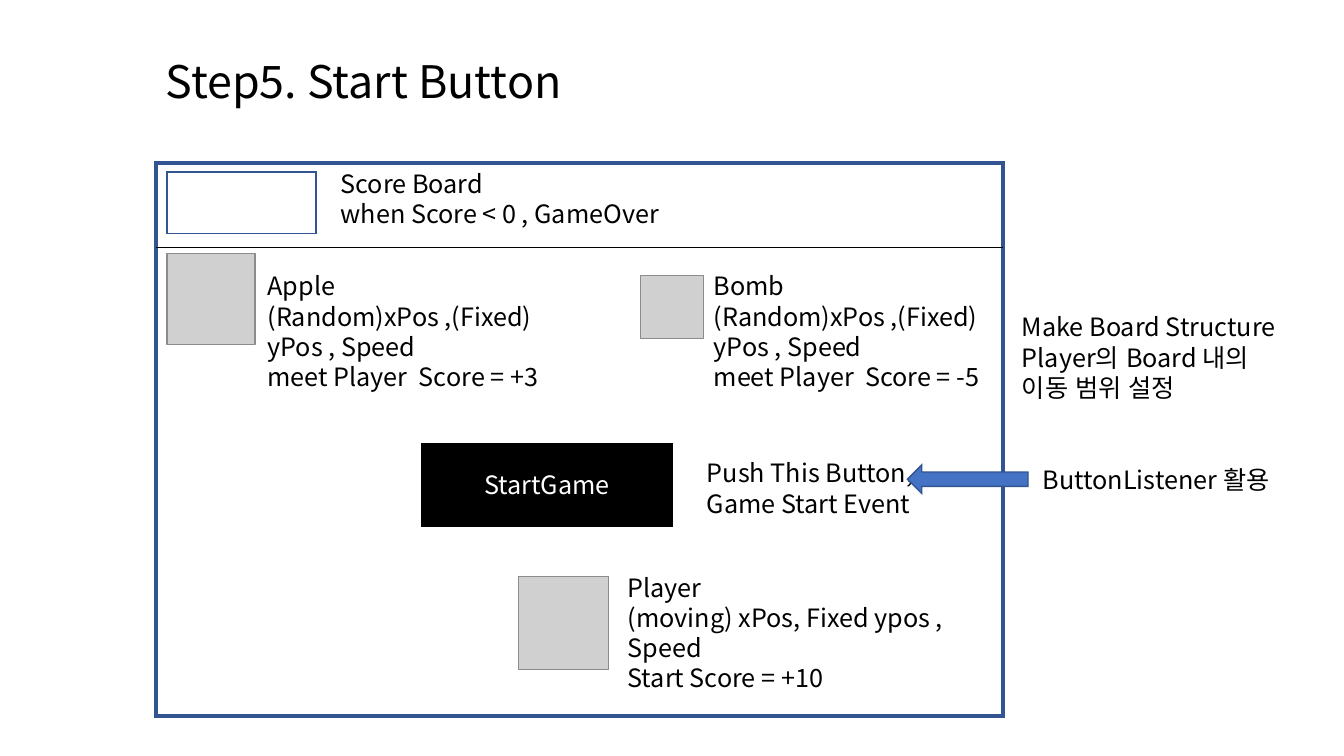
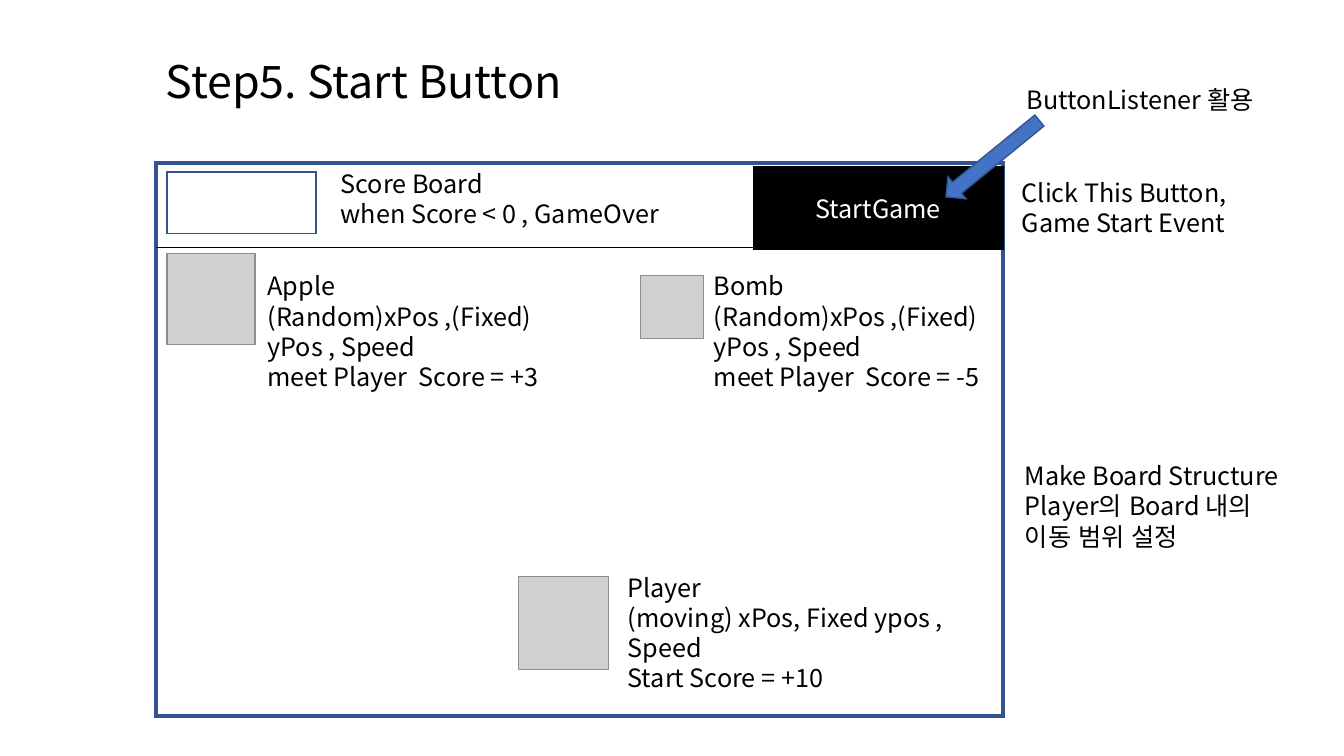
Before and after one commit to rkdntm1/DeadOrAlive, a slide deck: slide 17 of DeadOrAlive.pptx (slide 8 before the commit). Drawn at 1344x756 pixels with LibreOffice and Linux fonts; fonts in the diff are those of the drawing; grey boxes stand for pictures. Boxes give left, top, right and bottom in pixels: in the first picture for what was removed or moved away, otherwise in the second. Text is boxed around its words. In the diff, an @@ line names an element or a change of style, - is before the commit and + after.

```diff
--- a/DeadOrAlive.pptx
+++ b/DeadOrAlive.pptx
@@ text "ButtonListener 활용" rewrapped from [1043, 468, 1269, 491] to [1027, 88, 1253, 115] @@
@@ right arrow at [937, 109, 1049, 207]: rotation 180 to 140 degrees @@
@@ rectangle "StartGame": place and size @@
-rectangle "StartGame" at [422, 444, 673, 526]
+rectangle "StartGame" at [753, 166, 1003, 249]
@@ text at [1022, 182, 1227, 233]: text changed @@
-Push This Button, Game Start Event
+Click This Button, Game Start Event
@@ text "Make Board Structure Player의 Board ...": place and size @@
-text "Make Board Structure Player의 Board ..." at [1022, 316, 1276, 399]
+text "Make Board Structure Player의 Board ..." at [1025, 465, 1279, 548]
```
Also in this commit, not shown: 3 other slides changed, 11 slides added, 25 other files.
